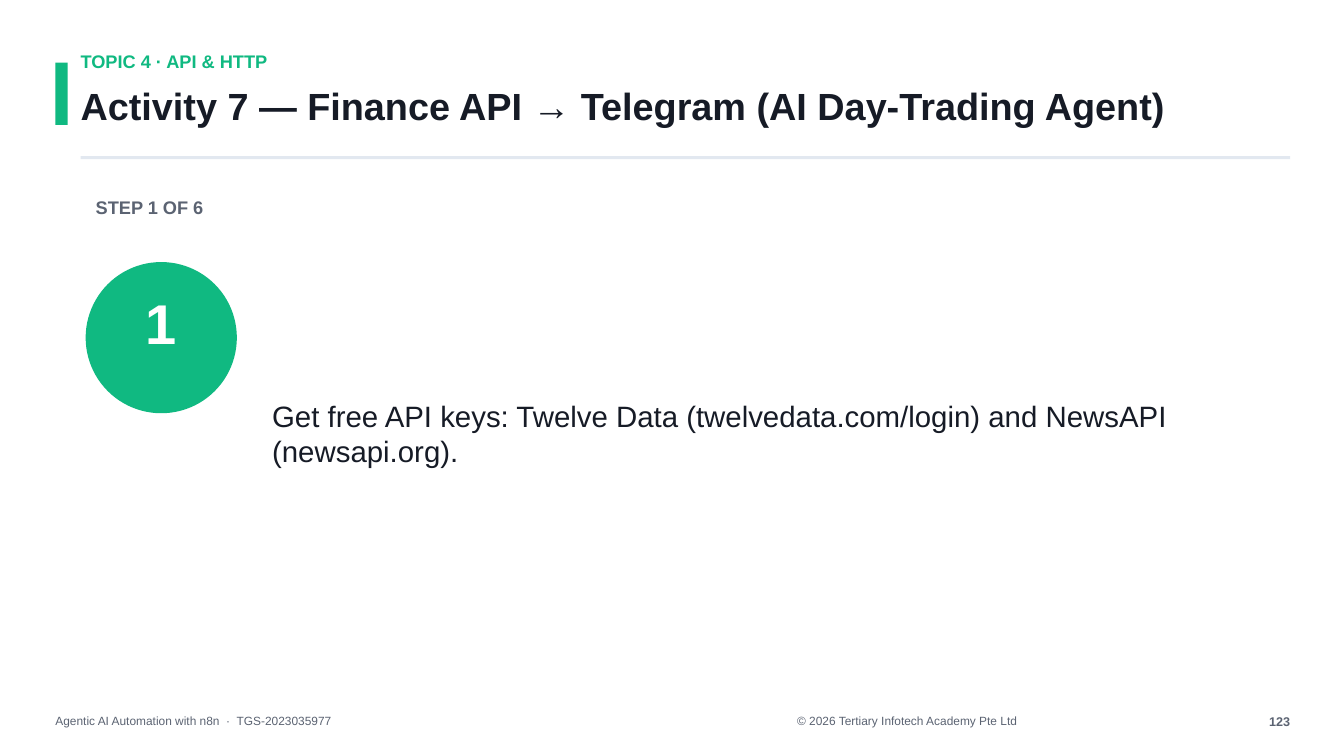
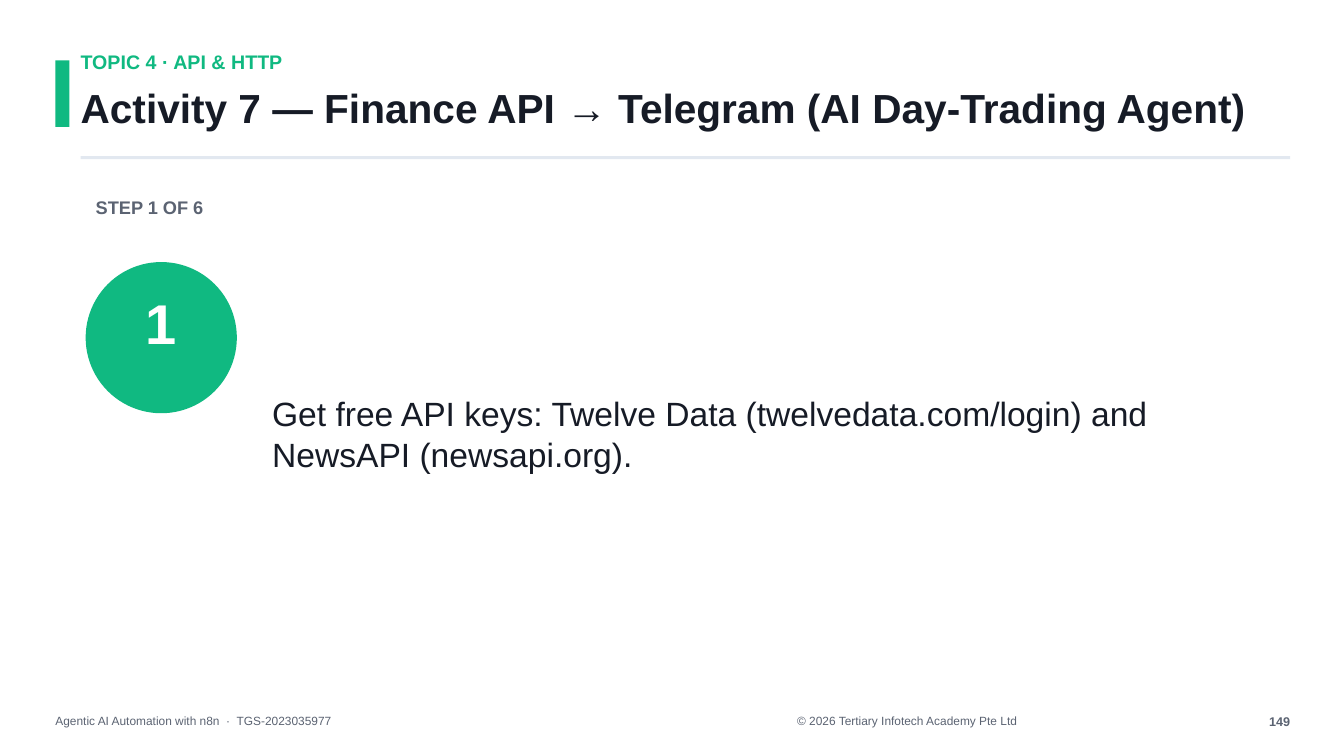
Before and after one commit to tertiarycourses/TGS-2023035977-Agentic-AI-Automation-with-n8n, a slide deck: slide 150 of courseware/n8n-slides.pptx (slide 124 before the commit). Drawn at 1344x756 pixels with LibreOffice and Linux fonts; fonts in the diff are those of the drawing. Boxes give left, top, right and bottom in pixels: in the first picture for what was removed or moved away, otherwise in the second. Text is boxed around its words. In the diff, an @@ line names an element or a change of style, - is before the commit and + after.

```diff
--- a/courseware/n8n-slides.pptx
+++ b/courseware/n8n-slides.pptx
@@ text "TOPIC 4 · API & ..." at box(81, 55, 282, 70): size 13 to 14 pt @@
@@ text "Activity 7 — Finance API ..." at box(81, 93, 1246, 131): size 27 to 29 pt @@
@@ text "Get free API keys: Twelve ..." at box(272, 401, 1147, 474): size 21 to 24 pt @@
@@ text at box(1269, 717, 1290, 726): text changed @@
-123
+149
```
Also in this commit, not shown: 147 other slides changed, 26 slides added, 15 other files.
